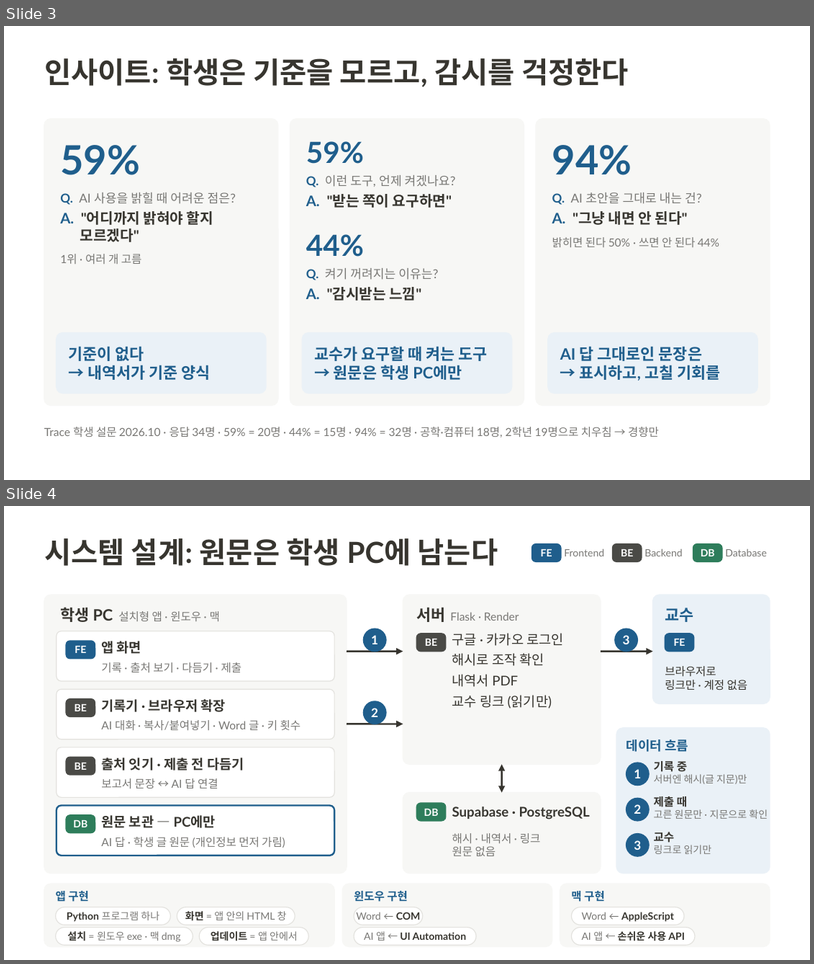
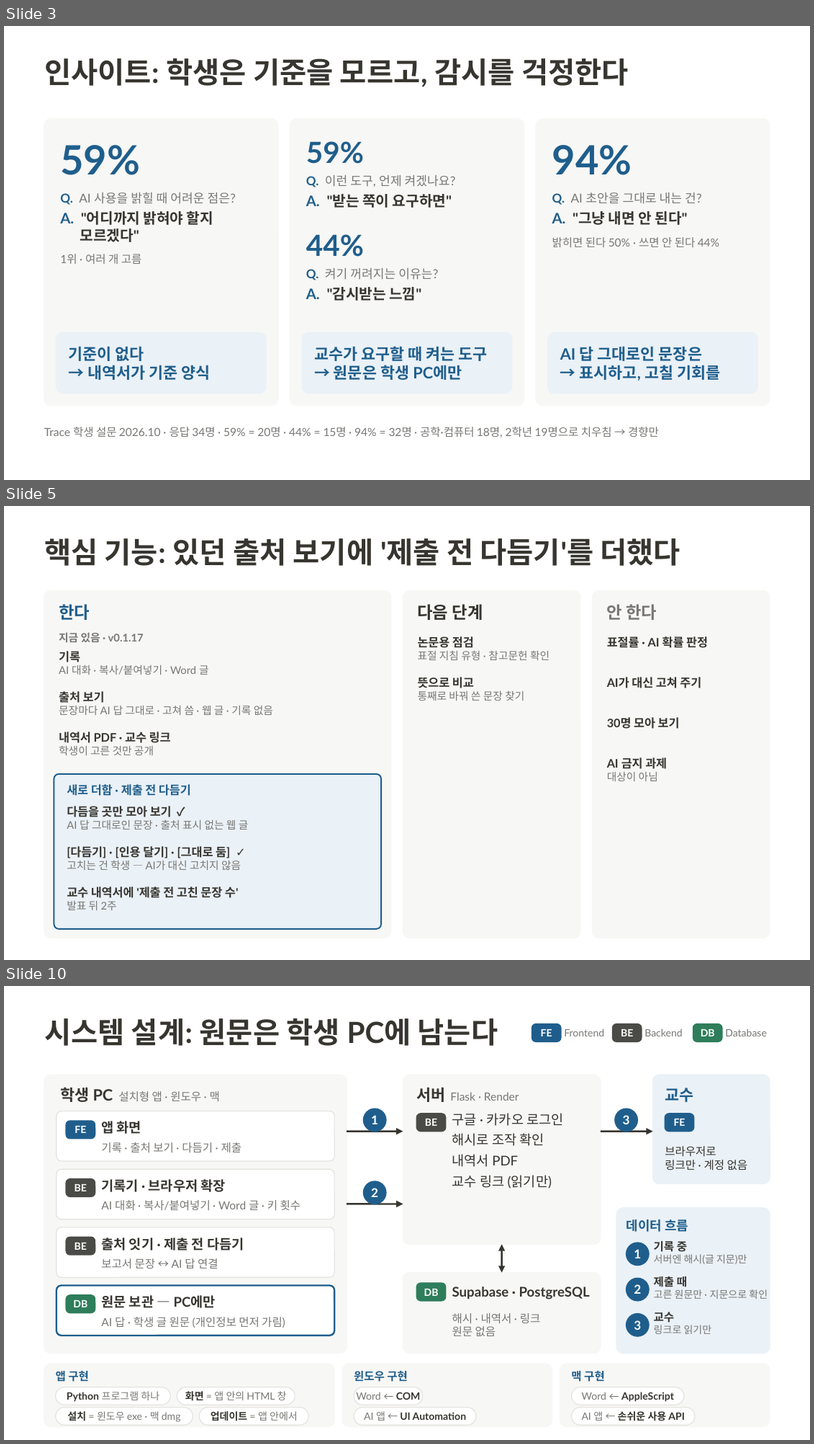
Before and after one commit to 20233014-KYH/trace, a slide deck: deck/중간발표_김용현.pptx. Shown one above the other, each under a label of ours: slides 3 and 4 before the commit, slides 3, 5 and 10 after it; the slides between them are not shown. The pictures are 814x964 and 814x1444 pixels, drawn with LibreOffice and Linux fonts; fonts in the diff are those of the drawing. Boxes give left, top, right and bottom in pixels: in the first picture for what was removed or moved away, otherwise in the second. Text is boxed around its words. In the diff, an @@ line names an element or a change of style, - is before the commit and + after.

```diff
--- a/deck/중간발표_김용현.pptx
+++ b/deck/중간발표_김용현.pptx
@@ slide 5 added at [4, 506, 810, 960], background #FFFFFF @@
@@ title added at [44, 538, 681, 566], 26 pt, text #37352F, bold @@
+핵심 기능: 있던 출처 보기에 '제출 전 다듬기'를 더했다
@@ rounded rectangle added at [44, 591, 391, 937], fill #F7F7F5, outline #F7F7F5 1 pt @@
@@ rounded rectangle added at [403, 591, 581, 937], fill #F7F7F5, outline #F7F7F5 1 pt @@
@@ rounded rectangle added at [593, 591, 770, 937], fill #F7F7F5, outline #F7F7F5 1 pt @@
@@ text added at [59, 604, 90, 620], 15 pt, text #1F5E8C, bold @@
+한다
@@ text added at [418, 604, 484, 620], 15 pt, text #37352F, bold @@
+다음 단계
@@ text added at [607, 604, 657, 620], 15 pt, text #787774, bold @@
+안 한다
@@ text added at [59, 632, 144, 642], 9.5 pt, text #787774, bold @@
+지금 있음 · v0.1.17
@@ text added at [59, 651, 209, 674], 9.5 pt, text #787774 @@
+기록
+AI 대화 · 복사/붙여넣기 · Word 글
@@ text added at [418, 636, 550, 660], 9.5 pt, text #787774 @@
+논문용 점검
+표절 지침 유형 · 참고문헌 확인
@@ text added at [607, 636, 708, 648], 10.5 pt, text #37352F, bold @@
+표절률 · AI 확률 판정
@@ text added at [418, 677, 525, 700], 9.5 pt, text #787774 @@
+뜻으로 비교
+통째로 바꿔 쓴 문장 찾기
@@ text added at [607, 677, 702, 688], 10.5 pt, text #37352F, bold @@
+AI가 대신 고쳐 주기
@@ text added at [59, 691, 273, 715], 9.5 pt, text #787774 @@
+출처 보기
+문장마다 AI 답 그대로 · 고쳐 씀 · 웹 글 · 기록 없음
@@ text added at [607, 717, 680, 728], 10.5 pt, text #37352F, bold @@
+30명 모아 보기
@@ text added at [59, 731, 171, 755], 10.5 pt, text #37352F, bold @@
+내역서 PDF · 교수 링크
+학생이 고른 것만 공개
@@ text added at [607, 757, 667, 781], 10.5 pt, text #37352F, bold @@
+AI 금지 과제
+대상이 아님
@@ rounded rectangle added at [54, 774, 381, 929], fill #EAF1F7, outline #1F5E8C 1.25 pt @@
@@ text added at [67, 784, 191, 795], 10.5 pt, text #1F5E8C, bold @@
+새로 더함 · 제출 전 다듬기
@@ text added at [67, 806, 249, 829], 9.5 pt, text #787774 @@
+다듬을 곳만 모아 보기 ✓
+AI 답 그대로인 문장 · 출처 표시 없는 웹 글
@@ text added at [67, 846, 241, 870], 10.5 pt, text #37352F, bold @@
+[다듬기] · [인용 달기] · [그대로 둠] ✓
+고치는 건 학생 — AI가 대신 고치지 않음
@@ text added at [67, 886, 239, 910], 10.5 pt, text #37352F, bold @@
+교수 내역서에 '제출 전 고친 문장 수'
+발표 뒤 2주
@@ what was slide 4 is now slide 10 @@
```
Also in this commit, not shown: 2 slides changed, 5 other slides added, 11 other files.
